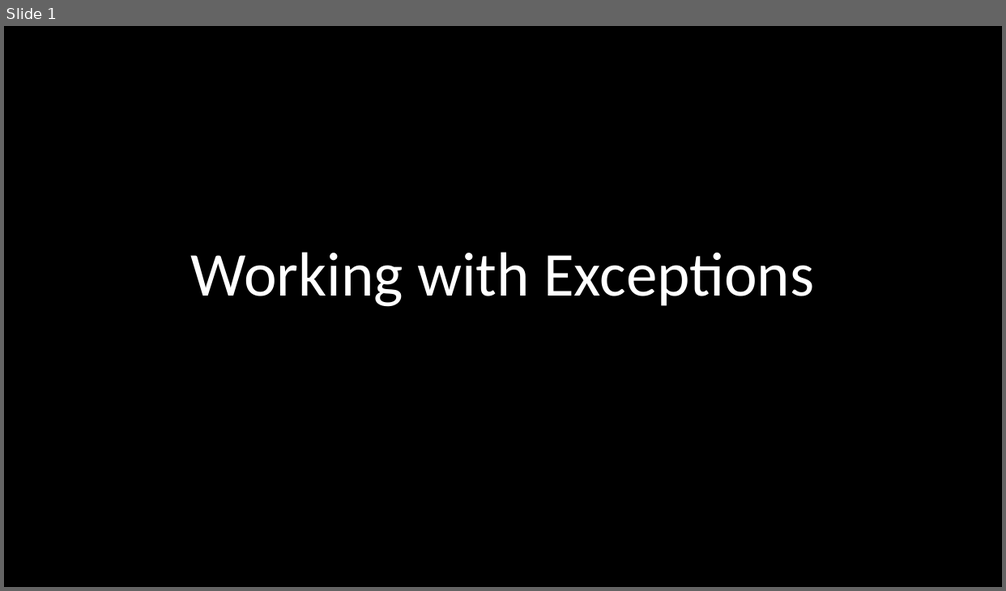
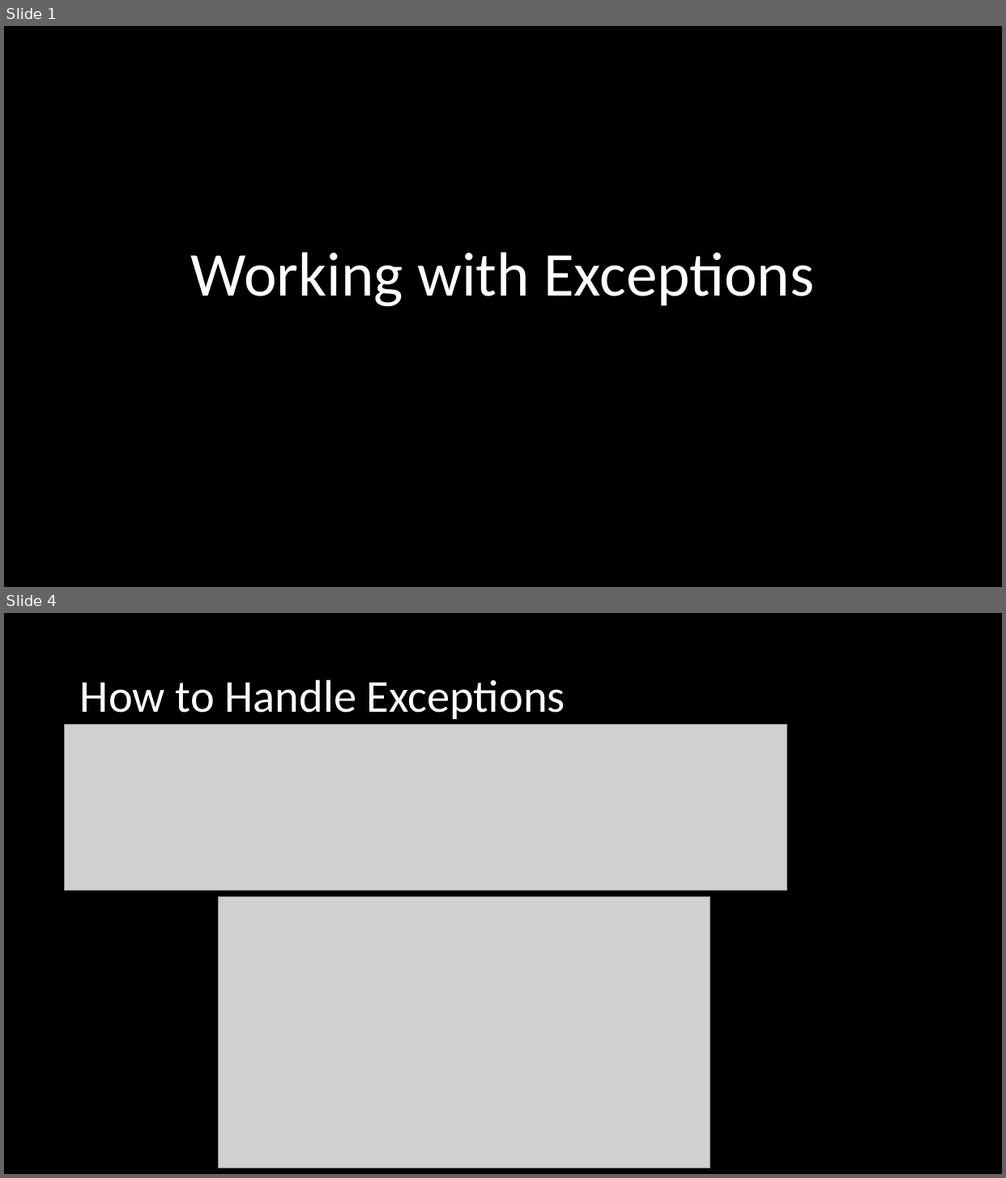
Before and after one commit to RobertKoehlmoos/intro-errors-exceptions, a slide deck: Exceptions_in_python.pptx. Shown one above the other, each under a label of ours: slide 1 before the commit, slides 1 and 4 after it; the slides between them are not shown. The pictures are 1006x591 and 1006x1178 pixels, drawn with LibreOffice and Linux fonts; fonts in the diff are those of the drawing; grey boxes stand for pictures. Boxes give left, top, right and bottom in pixels: in the first picture for what was removed or moved away, otherwise in the second. Text is boxed around its words. In the diff, an @@ line names an element or a change of style, - is before the commit and + after.

```diff
--- a/Exceptions_in_python.pptx
+++ b/Exceptions_in_python.pptx
@@ slide 4 added at [4,613,1002,1174], background #000000 @@
@@ title added at [80,679,565,719], 44 pt, text #FFFFFF @@
+How to Handle Exceptions
@@ picture added at [65,725,787,891] @@
@@ picture added at [218,897,710,1169] @@
```
Also in this commit, not shown: 7 other slides added, 3 other files.
